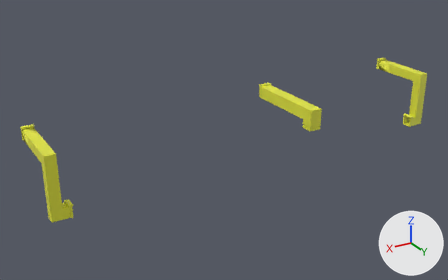
Before and after pictures for a commit that changed the FBX model Assets/Meshes/Environment/ModularKits/Encounter_003/Encounter_003_Vents.fbx.
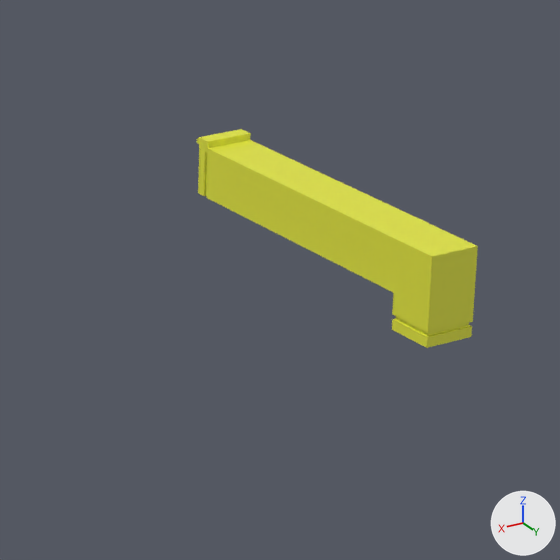
There are two pictures of each version: one whole from a 50 mm camera at (32.2, 114.0, 28.0) aimed at (3.9, 66.8, 4.4), one close up on the part from 48% to 76% of the width and 19% to 64% of the height. The lights are fixed; the arrows at lower right show +X, +Y and +Z. Where no turn or scale is listed for an object, it has been applied to the vertices. Vertices at the same position are counted once.

The first close-up shows 'Encounter_003_Vents'.
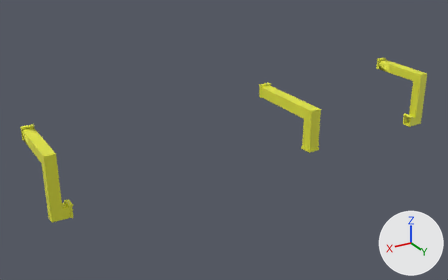
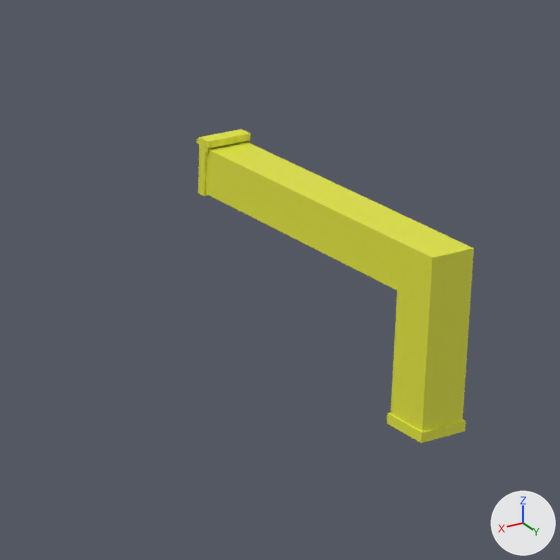
Changed parts and their boxes (x1, y1, x2, y2) in the close-ups (560 x 560 px):
'Encounter_003_Vents', reshaped: before (197, 129, 478, 348); after (197, 129, 474, 443)
part 1 of me_cube_230, added (yellow): after (387, 409, 466, 443)
part 2 of me_cube_230, deleted (yellow): before (379, 223, 478, 333)
part 3 of me_cube_230, deleted (yellow): before (206, 140, 305, 225)
part 4 of me_cube_230, deleted (yellow): before (261, 166, 364, 254)
part 5 of me_cube_230, deleted (yellow): before (318, 193, 427, 285)
part 6 of me_cube_230, cut back: before (392, 316, 472, 348); after (391, 315, 469, 427)

Diff of the bpy script that builds the scene:
```diff
--- a/Assets/Meshes/Environment/ModularKits/Encounter_003/Encounter_003_Vents.fbx.py
+++ b/Assets/Meshes/Environment/ModularKits/Encounter_003/Encounter_003_Vents.fbx.py
@@ me_cube_230 @@
 # used by ob_encounter_003_vents; location = (0.0, 68.0, 9.0)
-me_cube_230.from_pydata(...)  # 656 vertices, 578 faces; spans x -21.5..21.5, y -6.4..7.6, z -7.5..0.7
+me_cube_230.from_pydata(...)  # 616 vertices, 550 faces; spans x -21.5..21.5, y -6.4..7.5, z -7.5..0.7
+# me_cube_230 part 1: the loose piece of 24 vertices spanning x -0.5..0.5, y 6.5..7.5, z -1.3..-1.0 is copied, and the copy is moved by (0.0, 0.0, -2.0); it spans x -0.5..0.5, y 6.5..7.5, z -3.3..-3.0
+# me_cube_230 part 2: the loose piece of 24 vertices spanning x -0.5..0.6, y 6.0..7.6, z -1.0..0.6 is deleted
+# me_cube_230 part 3: the loose piece of 8 vertices spanning x -0.6..0.6, y 0.0..2.0, z -0.6..0.6 is deleted
+# me_cube_230 part 4: the loose piece of 8 vertices spanning x -0.5..0.6, y 2.0..4.0, z -0.5..0.6 is deleted
+# me_cube_230 part 5: the loose piece of 8 vertices spanning x -0.5..0.6, y 4.0..6.0, z -0.5..0.6 is deleted
+# me_cube_230 part 6
+# 20 vertices are removed from x -0.5..0.5, y 6.5..7.5, z -1.3..-1.0
+# 24 faces are deleted
+# 4 vertices are added at (0.5, 7.5, -3.0), (0.5, 6.5, -3.0), (-0.5, 6.5, -3.0), (-0.5, 7.5, -3.0)
+# 4 new faces join them
 me_cube_230.materials.append(mat_vents)
```
